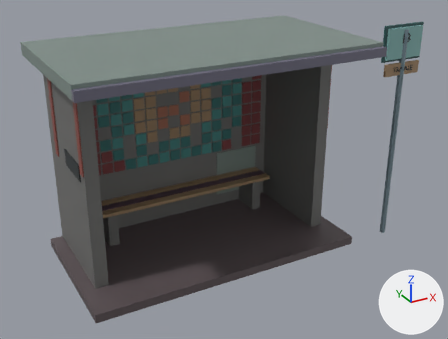
One commit to the glTF model models/statie_rurala.glb: the scene before it, then after it.
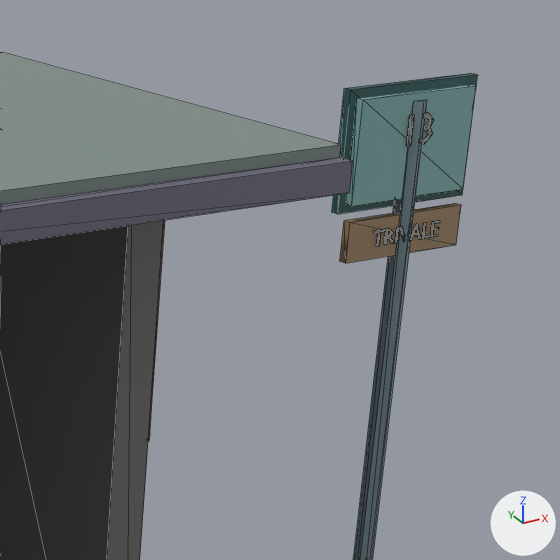
Each version appears first whole from a 50 mm lens placed at (-3.0, -6.1, 3.97), pointed at (0.23, -0.24, 1.04), and next in a close-up on the part from 63% to 100% of the width and 0% to 49% of the height. The axes (+X, +Y, +Z) are drawn at lower right. The lights are the same throughout. The first two pictures are the older version. The close-ups show mesh edges as thin lines. Vertices at exactly the same position are counted once.

Names of what the first close-up shows: 'StatieRurala'.
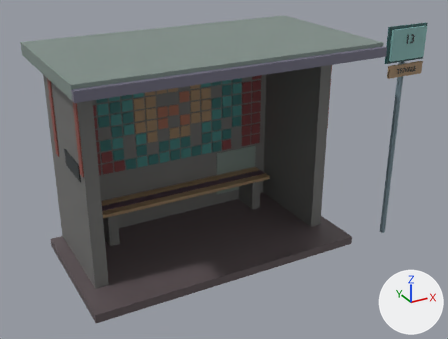
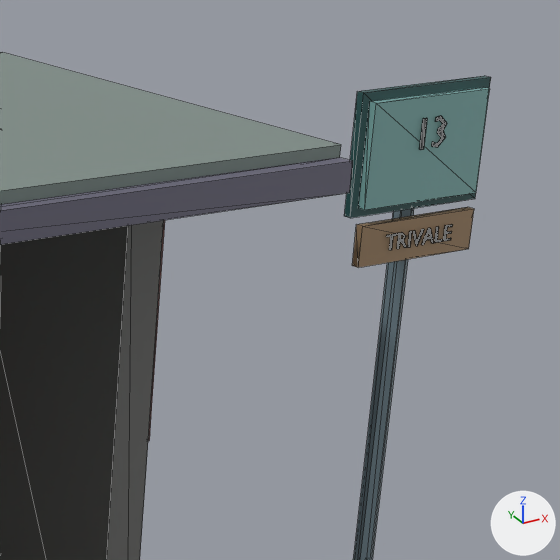
What differs and where, as boxes (x1, y1, x2, y2) in the close-ups (560 x 560 px; the box of a moved part takes in the faces that stretch with it):
```json
{"object": "StatieRurala", "change": "reshaped", "before": [0, 52, 477, 560], "after": [0, 52, 491, 560]}
{"part": 1, "of": "me_statierurala", "change": "moved or reshaped", "before": [346, 84, 476, 206], "after": [344, 76, 491, 218]}
{"part": 2, "of": "me_statierurala", "change": "moved or reshaped", "before": [332, 73, 477, 214], "after": [358, 87, 490, 210]}
{"part": 3, "of": "me_statierurala", "change": "moved or reshaped", "before": [421, 112, 434, 144], "after": [432, 116, 447, 147]}
{"part": 4, "of": "me_statierurala", "change": "moved or reshaped", "before": [406, 115, 414, 146], "after": [419, 118, 427, 150]}
{"part": 5, "of": "me_statierurala", "change": "moved or reshaped", "before": [340, 203, 461, 263], "after": [352, 207, 474, 268]}
{"part": 6, "of": "me_statierurala", "change": "moved or reshaped", "before": [430, 220, 440, 237], "after": [443, 224, 453, 241]}
{"part": 7, "of": "me_statierurala", "change": "moved or reshaped", "before": [422, 223, 430, 239], "after": [434, 227, 443, 243]}
{"part": 8, "of": "me_statierurala", "change": "moved or reshaped", "before": [409, 224, 421, 241], "after": [421, 228, 434, 245]}
{"part": 9, "of": "me_statierurala", "change": "moved or reshaped", "before": [400, 226, 404, 237], "after": [413, 229, 424, 246]}
{"part": 10, "of": "me_statierurala", "change": "moved or reshaped", "before": [395, 227, 399, 243], "after": [408, 231, 412, 247]}
{"part": 11, "of": "me_statierurala", "change": "moved or reshaped", "before": [384, 229, 394, 245], "after": [397, 232, 407, 249]}
{"part": 12, "of": "me_statierurala", "change": "moved or reshaped", "before": [374, 229, 385, 246], "after": [386, 233, 398, 250]}
{"part": 13, "of": "me_statierurala", "change": "recoloured", "before": [346, 84, 476, 206], "after": [344, 76, 491, 218]}
{"part": 14, "of": "me_statierurala", "change": "recoloured", "before": [332, 73, 477, 214], "after": [358, 87, 490, 210]}
```

Scene script edits in JSON lines:
```json
{"block": "me_statierurala", "where": "me_statierurala.from_pydata(...)  # 1386 vertices, 2140 faces; spans x -1.7..2.48, y -1.16..0.8, z 0.0..2.65"}
{"block": "me_statierurala", "where": "# used by ob_statierurala; location = (0.0, 0.0, 0.0)"}
{"block": "me_statierurala", "change": "me_statierurala part 1: the loose piece of 8 vertices spanning x 1.95..2.45, y -0.91..-0.88, z 2.28..2.62 is scaled about its middle by (1.12, 1, 1.17), then moved by (0.0, -0.03, 0.0)"}
{"block": "me_statierurala", "change": "me_statierurala part 2: the loose piece of 8 vertices spanning x 1.92..2.48, y -0.88..-0.86, z 2.25..2.65 is scaled about its middle by (0.893, 1, 0.854), then moved by (0.0, -0.09, 0.0)"}
{"block": "me_statierurala", "change": "me_statierurala part 3: the loose piece of 30 vertices spanning x 2.21..2.26, y -0.93..-0.92, z 2.45..2.56 is moved by (0.0, -0.06, 0.0)"}
{"block": "me_statierurala", "change": "me_statierurala part 4: the loose piece of 8 vertices spanning x 2.16..2.17, y -0.93..-0.92, z 2.45..2.56 is moved by (0.0, -0.06, 0.0)"}
{"block": "me_statierurala", "change": "me_statierurala part 5: the loose piece of 8 vertices spanning x 1.95..2.45, y -0.91..-0.88, z 2.08..2.22 is moved by (0.0, -0.06, 0.0)"}
{"block": "me_statierurala", "change": "me_statierurala part 6: the loose piece of 24 vertices spanning x 2.31..2.35, y -0.93..-0.92, z 2.13..2.18 is moved by (0.0, -0.06, 0.0)"}
{"block": "me_statierurala", "change": "me_statierurala part 7: the loose piece of 12 vertices spanning x 2.28..2.31, y -0.93..-0.92, z 2.13..2.18 is moved by (0.0, -0.06, 0.0)"}
{"block": "me_statierurala", "change": "me_statierurala part 8: the loose piece of 22 vertices spanning x 2.22..2.27, y -0.93..-0.92, z 2.13..2.18 is moved by (0.0, -0.06, 0.0)"}
{"block": "me_statierurala", "change": "me_statierurala part 9: the loose piece of 14 vertices spanning x 2.17..2.22, y -0.93..-0.92, z 2.13..2.18 is moved by (0.0, -0.06, 0.0)"}
{"block": "me_statierurala", "change": "me_statierurala part 10: the loose piece of 8 vertices spanning x 2.15..2.16, y -0.93..-0.92, z 2.13..2.18 is moved by (0.0, -0.06, 0.0)"}
{"block": "me_statierurala", "change": "me_statierurala part 11: the loose piece of 34 vertices spanning x 2.11..2.15, y -0.93..-0.92, z 2.13..2.18 is moved by (0.0, -0.06, 0.0)"}
{"block": "me_statierurala", "change": "me_statierurala part 12: the loose piece of 16 vertices spanning x 2.05..2.1, y -0.93..-0.92, z 2.13..2.18 is moved by (0.0, -0.06, 0.0)"}
{"block": "me_statierurala", "change": "me_statierurala part 13: 12 faces centred in x 1.95..2.45, y -0.91..-0.88, z 2.28..2.62 are repainted in the vertex colours; the middle colour goes from cyan #83b3b0 to dark cyan #295555"}
{"block": "me_statierurala", "change": "me_statierurala part 14: 12 faces centred in x 1.92..2.48, y -0.88..-0.86, z 2.25..2.65 are repainted in the vertex colours; the middle colour goes from dark cyan #295555 to cyan #83b3b0"}
```
